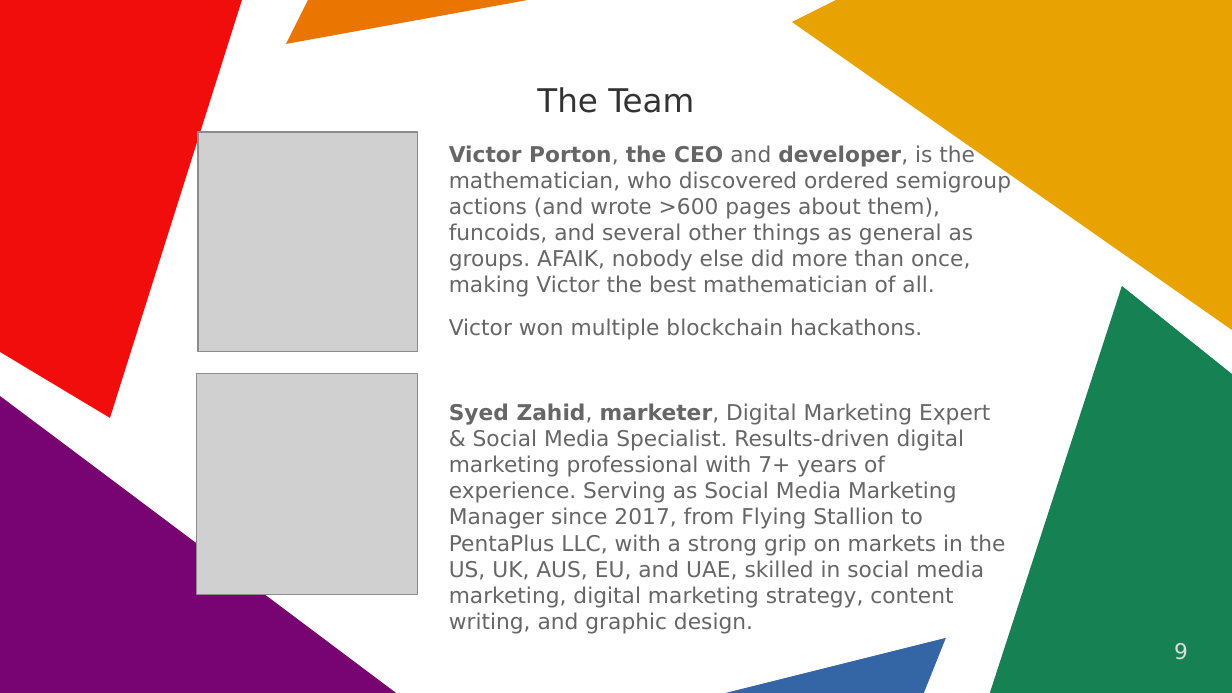
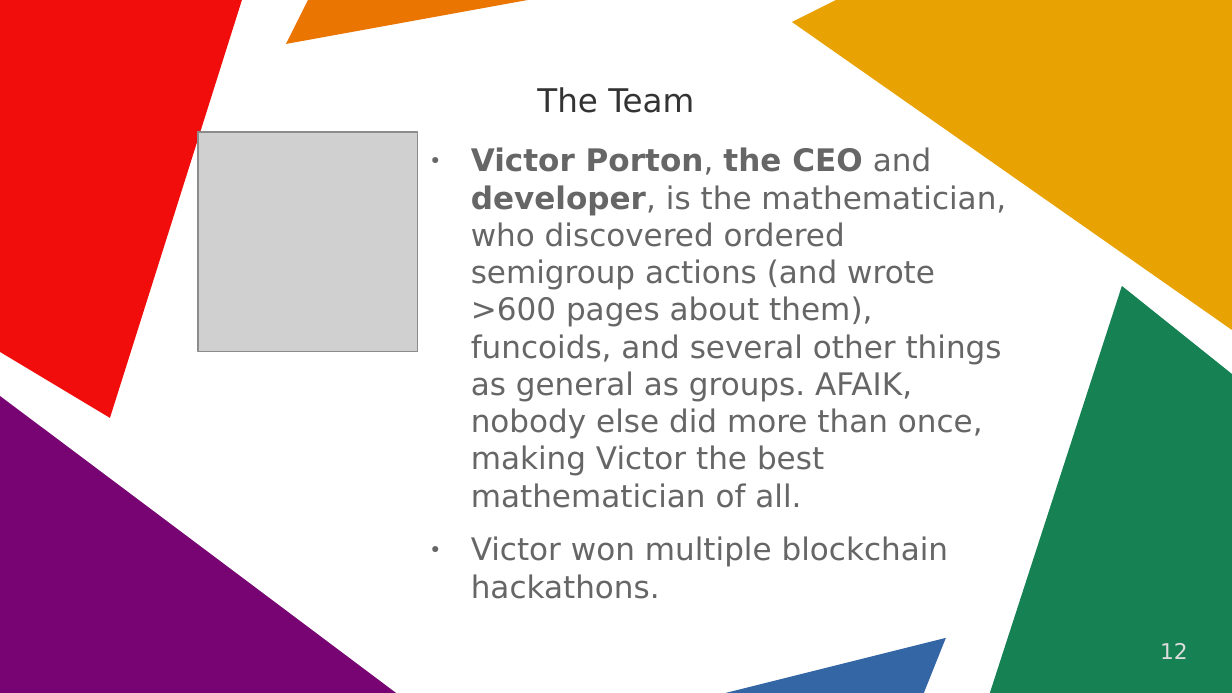
Before and after one commit to vporton/icp-package-manager, a slide deck: slide 12 of docs/long-pitchdeck.odp (slide 9 before the commit). Drawn at 1232x693 pixels with LibreOffice and Linux fonts; fonts in the diff are those of the drawing; grey boxes stand for pictures. Boxes give left, top, right and bottom in pixels: in the first picture for what was removed or moved away, otherwise in the second. Text is boxed around its words. In the diff, an @@ line names an element or a change of style, - is before the commit and + after.

```diff
--- a/docs/long-pitchdeck.odp
+++ b/docs/long-pitchdeck.odp
@@ text "Victor Porton, the CEO and ...": place and size @@
-text "Victor Porton, the CEO and ..." at <box>449,144,1011,580</box>
+text "Victor Porton, the CEO and ..." at <box>471,147,1006,599</box>
@@ text "Victor Porton, the CEO and ..." at <box>471,147,1006,599</box>: size 14 to 20 pt @@
@@ picture removed at <box>197,375,418,596</box> @@
@@ text at <box>449,403,1006,580</box>: paragraph removed @@
-● Syed Zahid, marketer, Digital Marketing Expert & Social Media Specialist. Results-driven digital marketing professional with 7+ years of experience. Serving as Social Media Marketing Manager since 2017, from Flying Stallion to PentaPlus LLC, with a strong grip on markets in the US, UK, AUS, EU, and UAE, skilled in social media marketing, digital marketing strategy, content writing, and graphic design.
@@ page number at <box>1160,643,1188,659</box>: text changed @@
-9
+12
```
Also in this commit, not shown: 6 other slides changed, 5 slides added, 10 slides removed.
